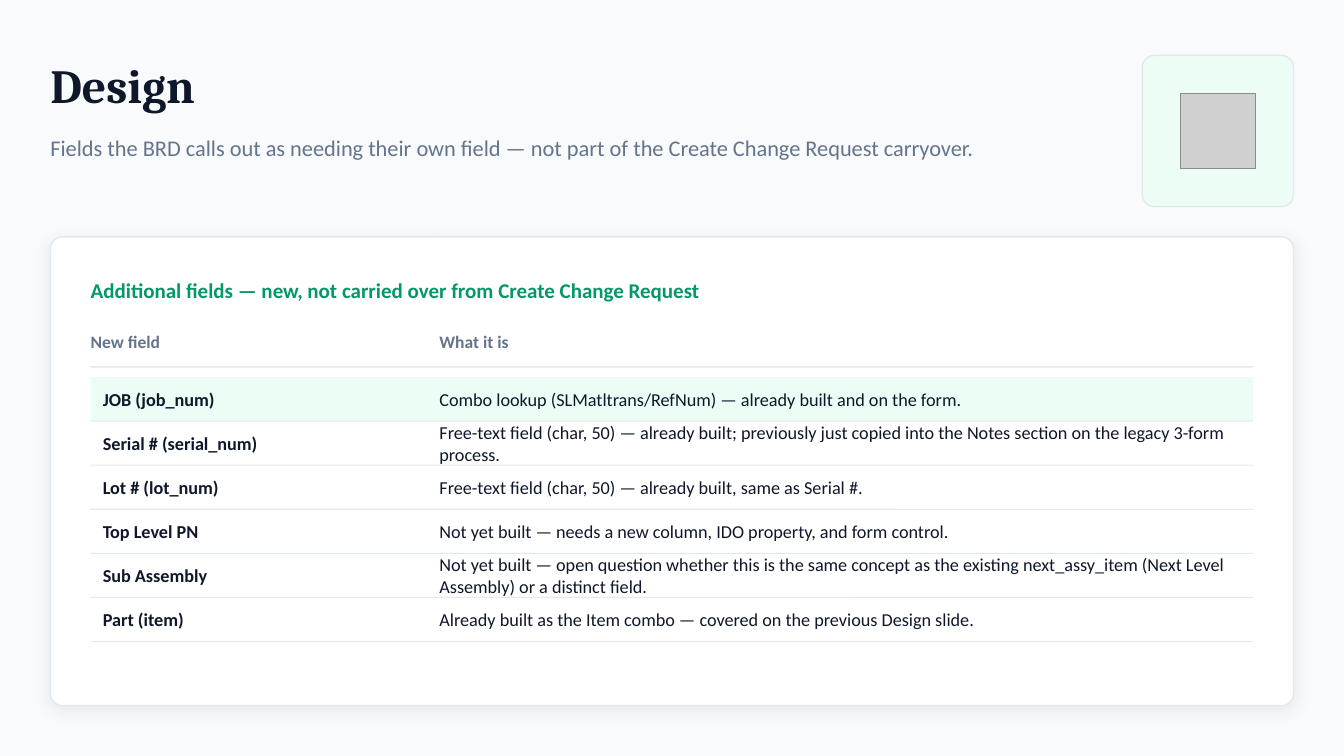
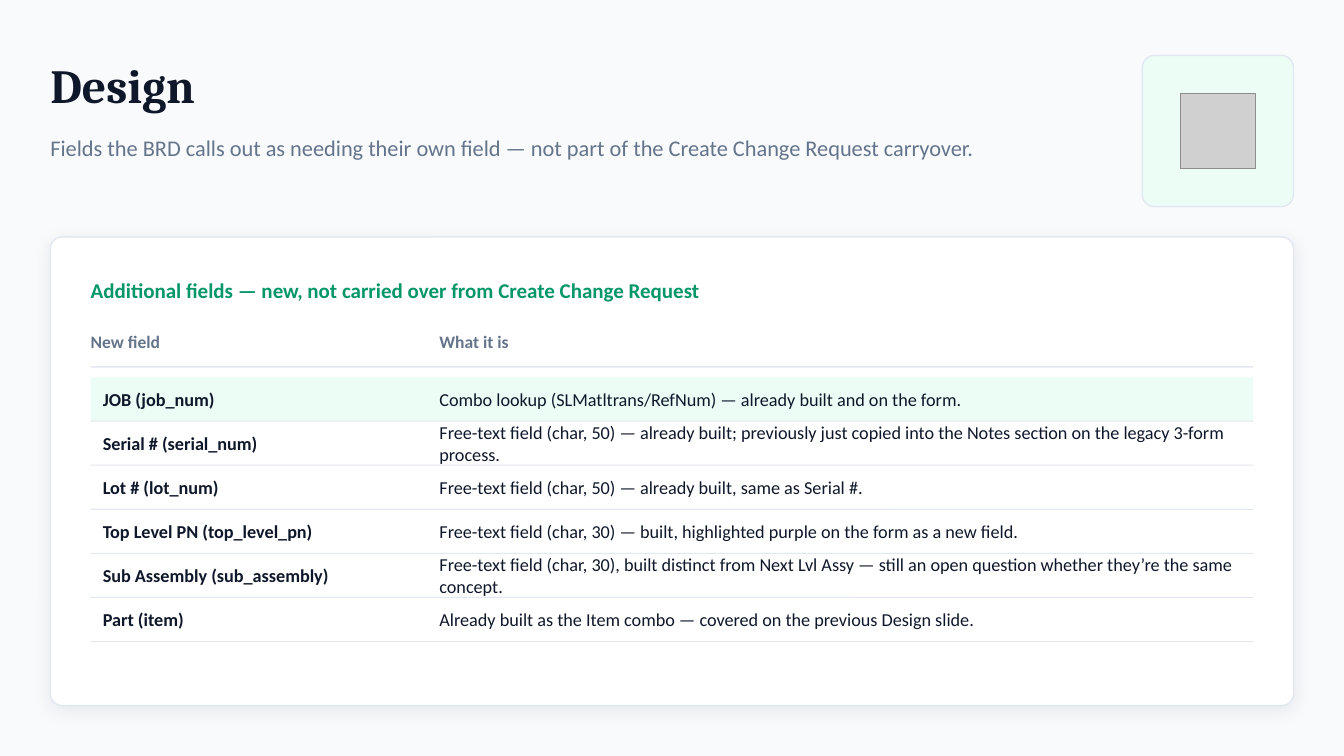
Before and after one commit to Enflite/eCMRs, a slide deck: slide 7 of docs/presentations/eCMRs_plan.pptx. Drawn at 1344x756 pixels with LibreOffice and Linux fonts; fonts in the diff are those of the drawing; grey boxes stand for pictures. Boxes give left, top, right and bottom in pixels: in the first picture for what was removed or moved away, otherwise in the second. Text is boxed around its words. In the diff, an @@ line names an element or a change of style, - is before the commit and + after.

```diff
--- a/docs/presentations/eCMRs_plan.pptx
+++ b/docs/presentations/eCMRs_plan.pptx
@@ text at [103, 524, 312, 541]: text changed @@
-Top Level PN
+Top Level PN (top_level_pn)
@@ text at [439, 525, 1018, 541]: text changed @@
-Not yet built — needs a new column, IDO property, and form control.
+Free-text field (char, 30) — built, highlighted purple on the form as a new field.
@@ text at [103, 568, 328, 585]: text changed @@
-Sub Assembly
+Sub Assembly (sub_assembly)
@@ text at [439, 558, 1232, 596]: text changed @@
-Not yet built — open question whether this is the same concept as the existing next_assy_item (Next Level Assembly) or a distinct field.
+Free-text field (char, 30), built distinct from Next Lvl Assy — still an open question whether they’re the same concept.
```
Also in this commit, not shown: 9 other files.
